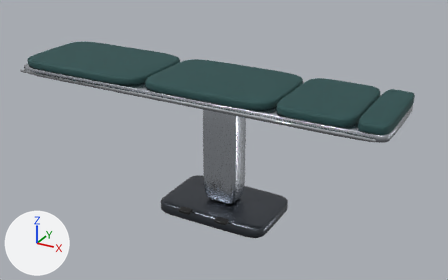
The glTF model assets/models/props/operating_table.glb, before and after one commit.
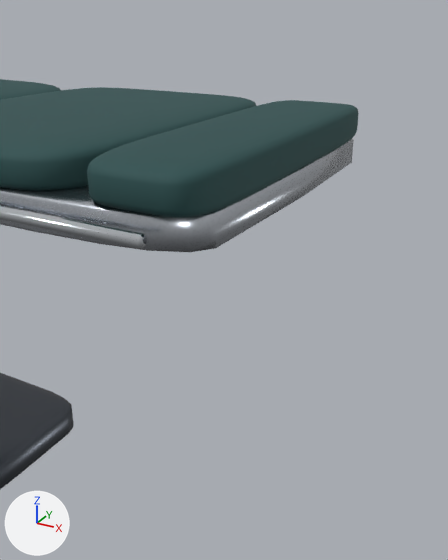
There are two pictures of each version: one whole from a camera (50 mm lens) standing at (1.594, -2.902, 1.918) and looking at (-0.026, 0.044, 0.445), one close up from a camera (50 mm lens) standing at (1.299, -0.767, 0.991) and looking at (0.95, -0.134, 0.674). Lighting does not change. The marker at lower left points along +X, +Y and +Z. The older version's two pictures come first. Vertices at exactly the same position are counted once.

Objects in the first close-up: 'Base', 'Frame', 'Pads', 'Rails'.
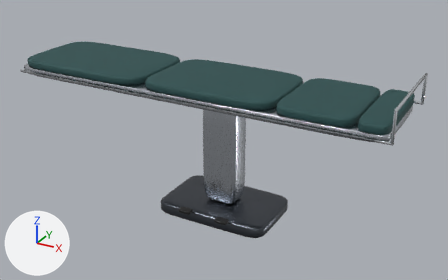
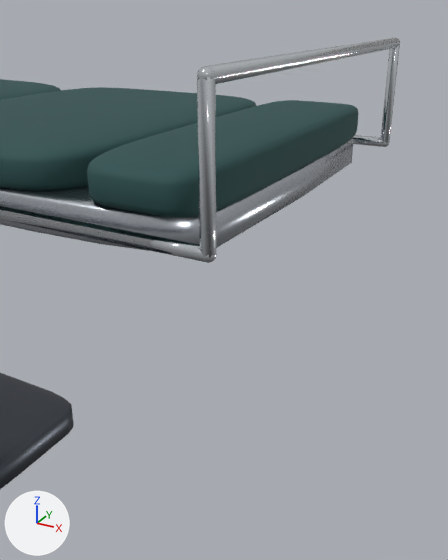
Scene script edits in JSON lines:
```json
{"block": "me_rails", "where": "# used by ob_rails; location = (0.0, 0.0, 0.0)"}
{"op": "remove", "block": "me_rails", "code": "me_rails.from_pydata(...)  # 36 vertices, 64 faces; spans x -1.25..0.95, y -0.31..0.31, z 0.77..0.79"}
{"op": "add", "block": "me_rails", "code": "me_rails.from_pydata(...)  # 240 vertices, 528 faces; spans x -1.25..1.03, y -0.31..0.31, z 0.77..0.95"}
{"block": "me_rails", "change": "me_rails part 1"}
{"block": "me_rails", "change": "172 vertices are added at x 1.02..1.03, y -0.31..0.31, z 0.77..0.95"}
{"block": "me_rails", "change": "16 new vertices lie (0.07, 0.0, 0.0) away from vertices in x 0.95, y -0.31..0.31, z 0.77..0.79"}
{"block": "me_rails", "change": "16 new vertices lie (0.0, 0.0, 0.16) away from vertices in x 1.02..1.03, y -0.31..0.31, z 0.78"}
{"block": "me_rails", "change": "464 new faces join them"}
```

Pixel boxes (x1, y1, x2, y2) of what changed, in the close-ups (448 x 560 px):
```json
{"object": "Rails", "change": "reshaped", "before": [0, 206, 147, 249], "after": [0, 38, 400, 263]}
{"part": 1, "of": "me_rails", "change": "added", "after": [138, 38, 400, 263]}
```
